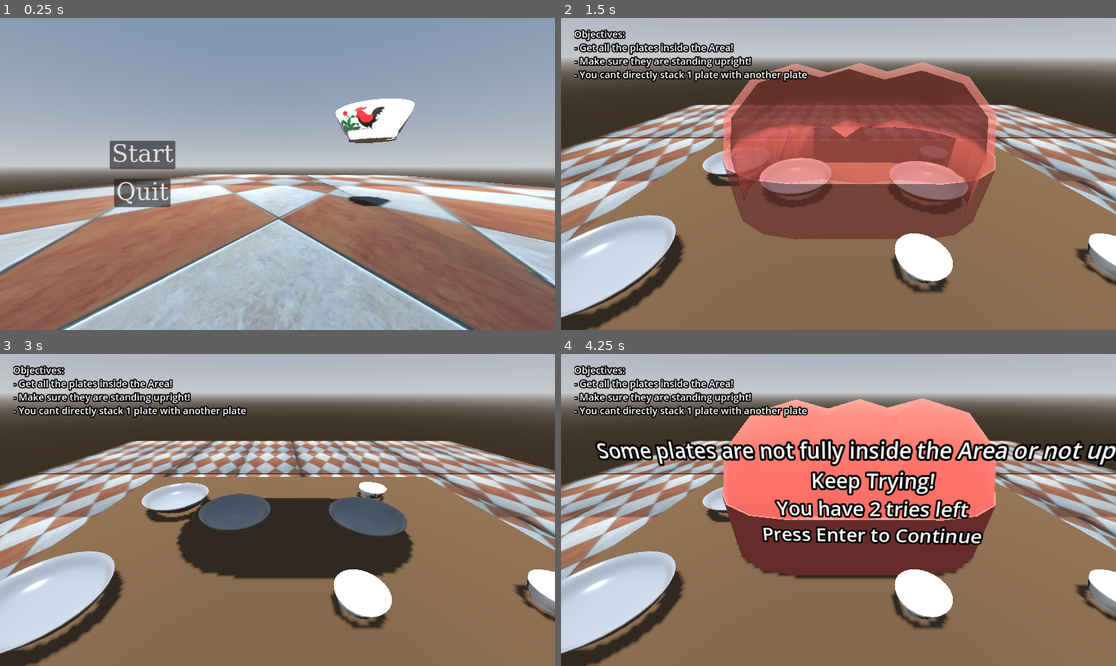
Above: before the commit, frames 1-4 (two rows, left to right).
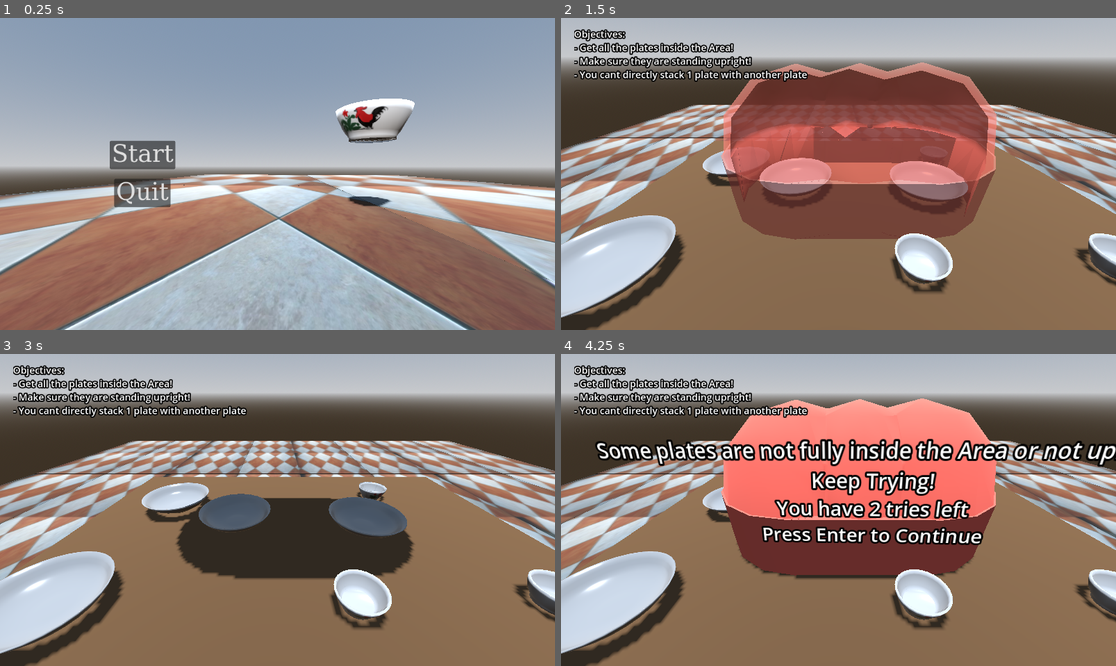
Above: after the commit, the same moments.

Repository: triasaf/plate-game
Game: Godot game, scene res://scenes/ui/MainMenu.tscn
Same seed, same stepped clock (60 frames per second), same inputs: the game is played once before the commit and once after it. Sound files missing from this copy of the repository are replaced by a short silence.
Inputs (mouse positions are in pixels of both pictures, inside the frame that each line leads up to):
- Up to frame 1 (0.25 s): no input
- Up to frame 2 (1.5 s): click "Start" at 0.5 s; tap W (move_up) at 1.25 s; move the mouse to (960, 158) at 1.27 s; hold W (move_up) from 1.28 s (still down); hold H (hide) from 1.28 s (still down); click (960, 158) at 1.42 s
- Up to frame 3 (3 s): release W (move_up) at 2 s; release H (hide) at 2 s; tap Space at 2 s; drag from (166, 525) to (249, 572) at 2.02 s; tap Enter (submit) at 2.75 s; move the mouse to (333, 441) at 2.77 s; hold W (move_up) from 2.78 s (still down); hold Tab (switch_camera) from 2.78 s (still down)
- Up to frame 4 (4.25 s): release W (move_up) at 3.5 s; release Tab (switch_camera) at 3.5 s; drag from (810, 572) to (672, 463) at 3.52 s

The runs differ from the first frame. In frame 1, 1.2% of the frame differs, in the area x 60-75%, y 27-41%; in frame 2, 1.3%; in frame 3, 1.5%, in the area x 60-100%, y 40-86%; in frame 4, 1.3%.

Commit message:
revise controls, add volume to cover placed

Diff:
--- a/plate-game/scenes/ui/guide_ui.tscn
+++ b/plate-game/scenes/ui/guide_ui.tscn
@@ -23,7 +23,7 @@
 
 Press R to Reload the level
 
-Press Shift to change view
+Press Tab to change view
 
 Press Enter to Submit
 
--- a/plate-game/singleton/AudioManager.tscn
+++ b/plate-game/singleton/AudioManager.tscn
@@ -36,7 +36,7 @@
 limit = 5
 type = 3
 sound_effect = ExtResource("6_61b2b")
-volume = 3.0
+volume = 7.0
 pitch_scale = 1.0
 
 [node name="AudioManager" type="Node3D"]
